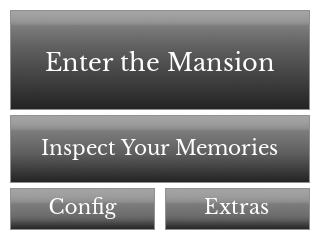
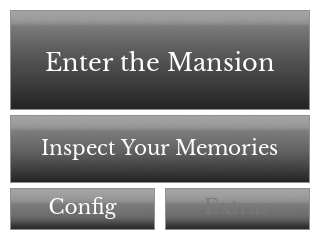
Two versions of the same layered image (320px x 240px). Layer-by-layer changes:
painted on "Extras" over [204, 198, 269, 214]
